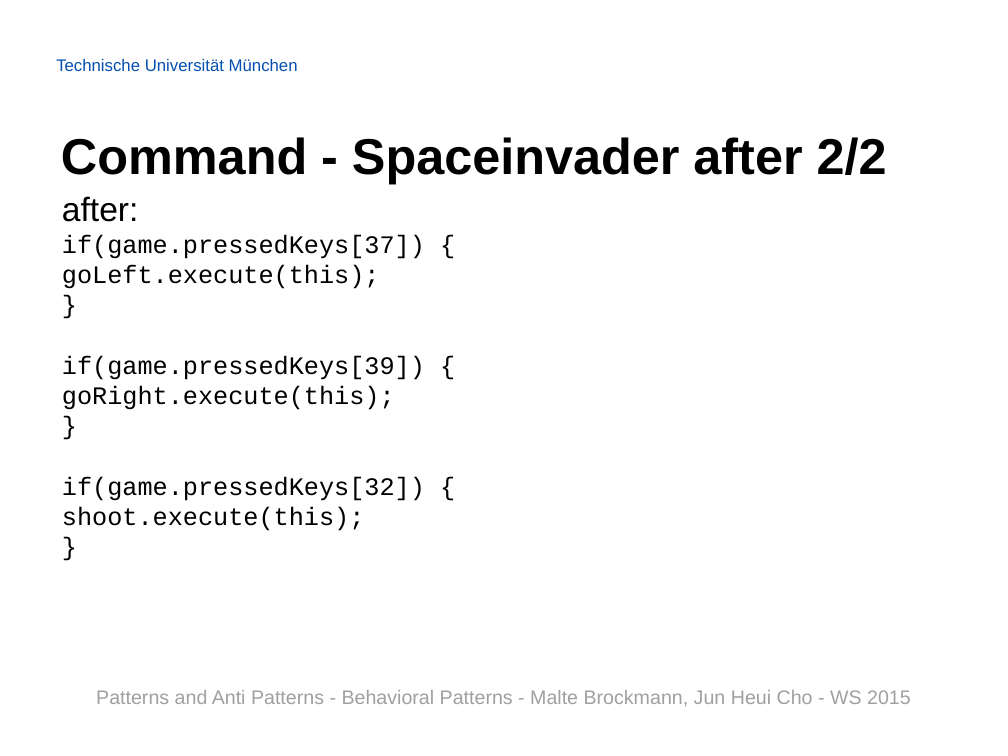
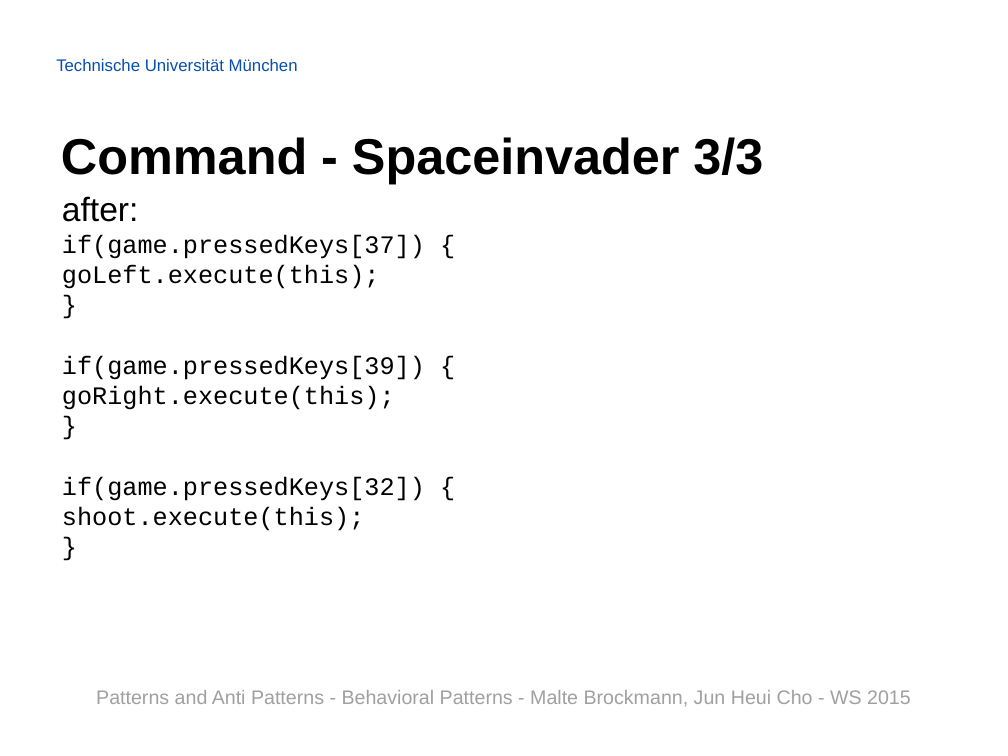
Before and after one commit to Painted6/Behavioral-design-patterns, a slide deck: slide 9 of Behavioral Patterns - JS Patterns and Anti Patterns.pptx. Drawn at 1008x756 pixels with LibreOffice and Linux fonts; fonts in the diff are those of the drawing; background and template pictures are left out. Boxes give left, top, right and bottom in pixels: in the first picture for what was removed or moved away, otherwise in the second. Text is boxed around its words. In the diff, an @@ line names an element or a change of style, - is before the commit and + after.

Commit message:
addes chain of responsibility and added marker for what changed befor->after

```diff
--- a/Behavioral Patterns - JS Patterns and Anti Patterns.pptx
+++ b/Behavioral Patterns - JS Patterns and Anti Patterns.pptx
@@ title at (61,137,763,184): text changed @@
-Command - Spaceinvader after 2/2
+Command - Spaceinvader 3/3
```
Also in this commit, not shown: 5 other slides changed, 6 slides added.
